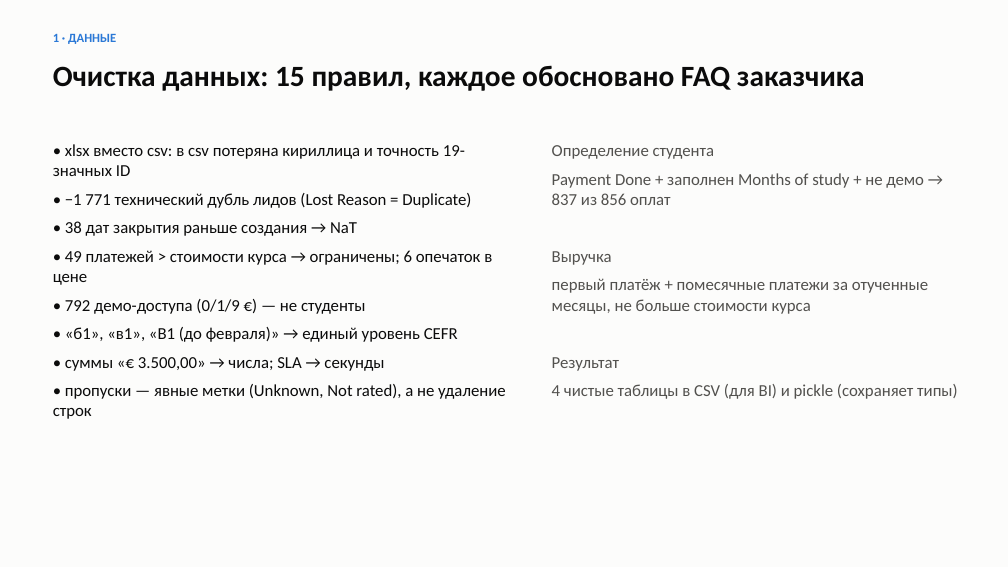
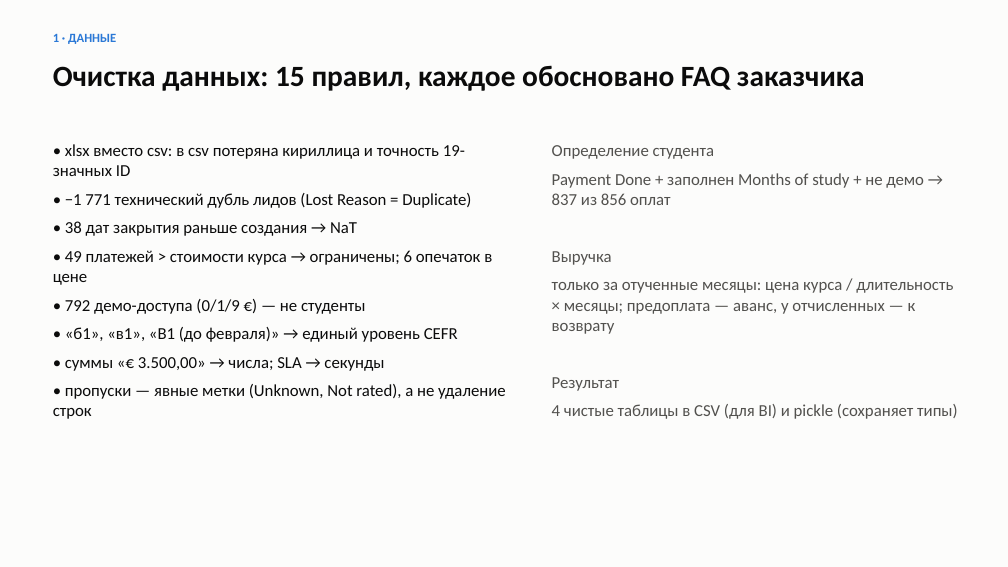
Before and after one commit to yerkovskayuliia-pixel/data-analytics-portfolio, a slide deck: slide 2 of python-crm-analysis/reports/presentation.pptx. Drawn at 1008x567 pixels with LibreOffice and Linux fonts; fonts in the diff are those of the drawing. Boxes give left, top, right and bottom in pixels: in the first picture for what was removed or moved away, otherwise in the second. Text is boxed around its words. In the diff, an @@ line names an element or a change of style, - is before the commit and + after.

```diff
--- a/python-crm-analysis/reports/presentation.pptx
+++ b/python-crm-analysis/reports/presentation.pptx
@@ text at (x1=552, y1=282, x2=953, y2=334): text changed @@
-первый платёж + помесячные платежи за отученные месяцы, не больше стоимости курса
+только за отученные месяцы: цена курса / длительность × месяцы; предоплата — аванс, у отчисленных — к возврату
```
Also in this commit, not shown: 4 other slides changed, 26 other files.
